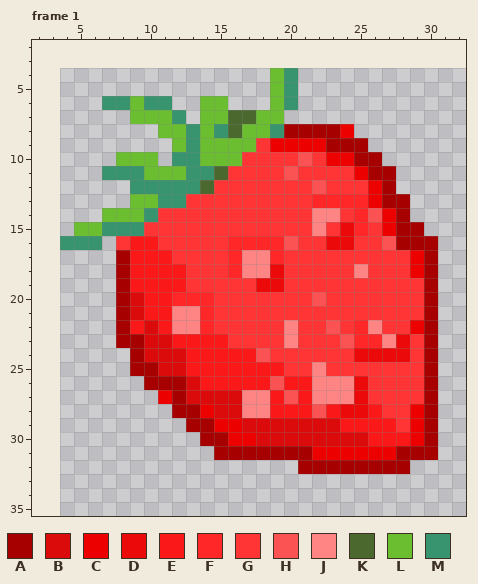
A pixel-art file gets an edit: assets/strawberry.ase. Above is the file before it was changed.
32x32 pixels, 1 frame. Shown: frame 1: x 2..32, y 2..35. The old version is drawn lined up with the new one, on the new canvas. The commit also changed other frames, which this record leaves out.
Palette (. is transparent): A #a60000  B #dc0b0b  C #ec0000  D #ec0909  E #fb1818  F #ff2727  G #ff3535  H #fb5353  J #ff8484  K #4b692f  L #6abe30  M #37946e
Pixels before, frame 1, first column x 4:
 4 ...............LM..........
 5 ...............LM..........
 6 ...MMLMM..LL...LM..........
 7 .....LLLM.LLKKLL...........
 8 .......LLMLMKLLMAAAAC......
 9 ........LMLLLLGCCCCAAA.....
10 ....LLL.MMLLLGGGGHGCCAA....
11 ...MMMLLLMMKGGGGHGGGGCAA...
12 .....MMMMMKGGGGGGGHGGGCA...
13 .....LLMMGGGGGGGGGFFFFCAA..
14 ...LLLMGGGGGGGGGGGJJGFHCA..
15 .LLMMMGGGGGGGGGGGGJGDFGCAA.
16 MMM.GEEGGGGGFFFFHGGDDGGHAAA
17 ....AEEEGGGGFJJFGGGGGGGGGCA
18 ....AEEEEGGGFJJDGGGGGJGGGCA
19 ....AEEEEGGGGGDDGGGGGGGGGGA
20 ....ABEEFFFGGGGGGGHGGGGGGGA
21 ....ABEEJJFGGGGGGGGGGGGGGGA
22 ....AEBEJJFGGGGGJGGHGFJGGCA
23 ....AABBEEEEGGGGJGGGHFFJDGA
24 .....ABBBEEEEEHGGGGGGDDDDGA
25 .....AABBEEEEEEEGGJGGGGGGGA
26 ......AAABEEEEEHEEJJJDGGGGA
27 .......CABBBBJJEHEJJJDGGGGA
28 ........AACBBJJEEEHEDDEGGCA
29 .........AACCBBBBBBBEEEEGCA
30 ..........AACCBBBBBBBBEEECA
31 ...........AAAAAAACCCCCCAAA
32 .................AAAAAAAA..
The same view after the edit:
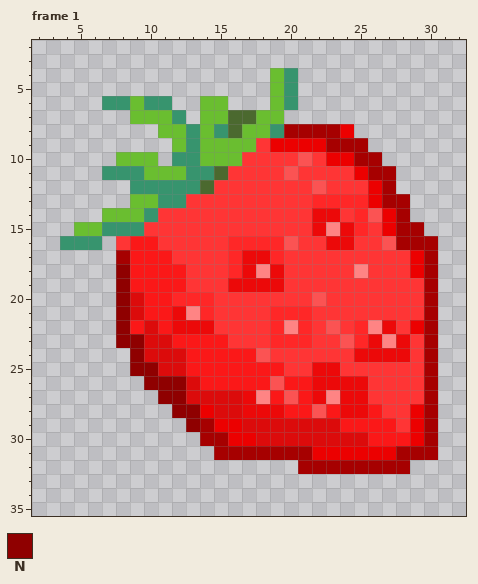
Colours new in this view: N #8f0000
From old to new:
canvas 32x32 -> 40x40, the old top-left corner now at 4,4
Frame 1:
The edit turns colour E into colour D in row 28 at x 19.
The edit turns colour F into colour D in row 22 at x 14; in row 23 at x 26.
The edit turns colour G into colour D in row 19 at x 16 to 17; in row 22 at x 27; in row 25 at x 23.
The edit turns colour J into colour D in row 14 at x 22 to 23; in row 15 at x 22; in row 17 at x 17 to 18; in row 18 at x 17; in row 21 at x 12; in row 22 at x 12 to 13.
The edit turns colour J into colour D in row 25 at x 22; in row 26 at x 22 to 24; in row 27 at x 17, 22 and 24; in row 28 at x 17 to 18.
The edit turns colour G into colour F in row 21 at x 19 to 21; in rows 22 to 23 at x 19 and 21.
The edit turns colour J into colour F in row 23 at x 20.
The edit turns colour G into colour J in row 15 at x 23.
The edit turns colour A into colour N in rows 18 to 22 at x 8; in row 23 at x 8 to 9; in row 24 at x 9; in row 25 at x 9 to 10; in row 26 at x 10 to 12; in row 27 at x 12.
The edit turns colour A into colour N in row 28 at x 12 to 13; in row 29 at x 13.
The edit turns colour C into colour N in row 27 at x 11.
